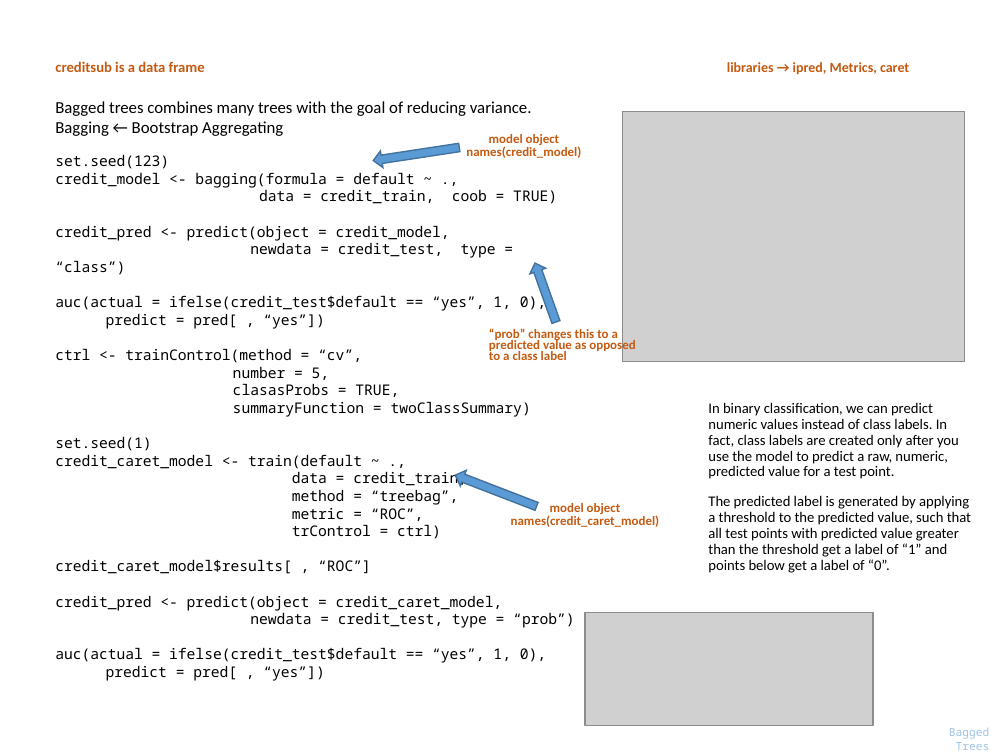
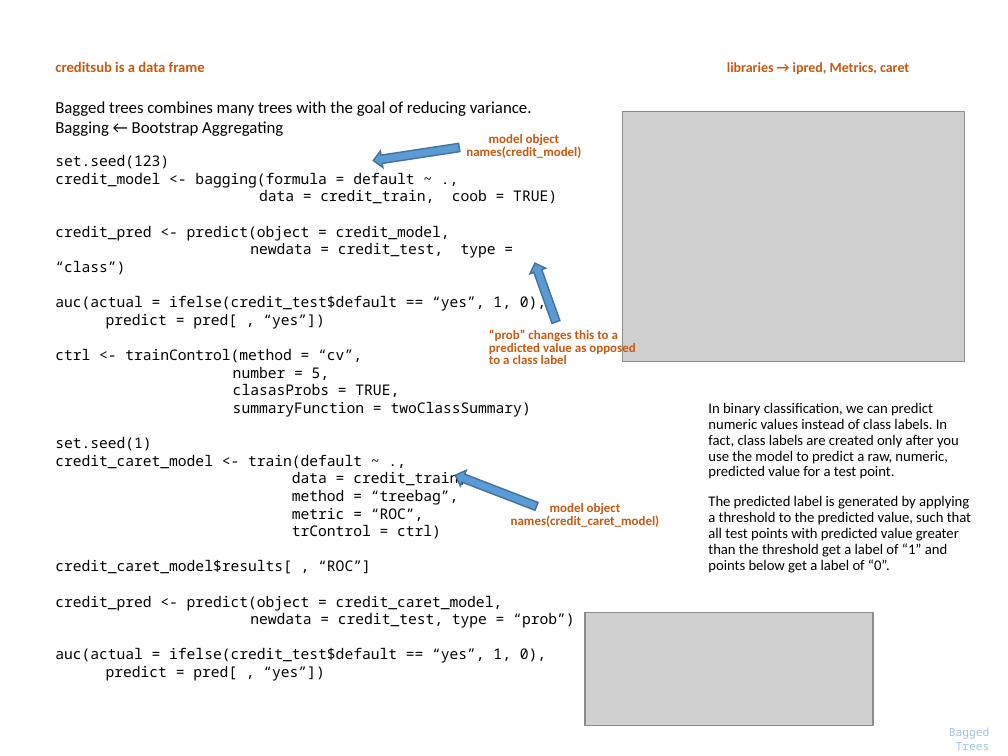
Before and after one commit to parcap/business-education, a slide deck: slide 7 of Track - Machine Learning/Tree-Based-Models-in-R/Tree-Based Model in R.pptx. Drawn at 1008x756 pixels with LibreOffice and Linux fonts; fonts in the diff are those of the drawing; grey boxes stand for pictures. Boxes give left, top, right and bottom in pixels: in the first picture for what was removed or moved away, otherwise in the second. Text is boxed around its words. In the diff, an @@ line names an element or a change of style, - is before the commit and + after.

```diff
--- a/Track - Machine Learning/Tree-Based-Models-in-R/Tree-Based Model in R.pptx
+++ b/Track - Machine Learning/Tree-Based-Models-in-R/Tree-Based Model in R.pptx
@@ text "“prob” changes this to a ..." at (489,329,635,364): line spacing 0.7 to 0.8 @@
```
Also in this commit, not shown: 1 other slide changed, 4 other files.
